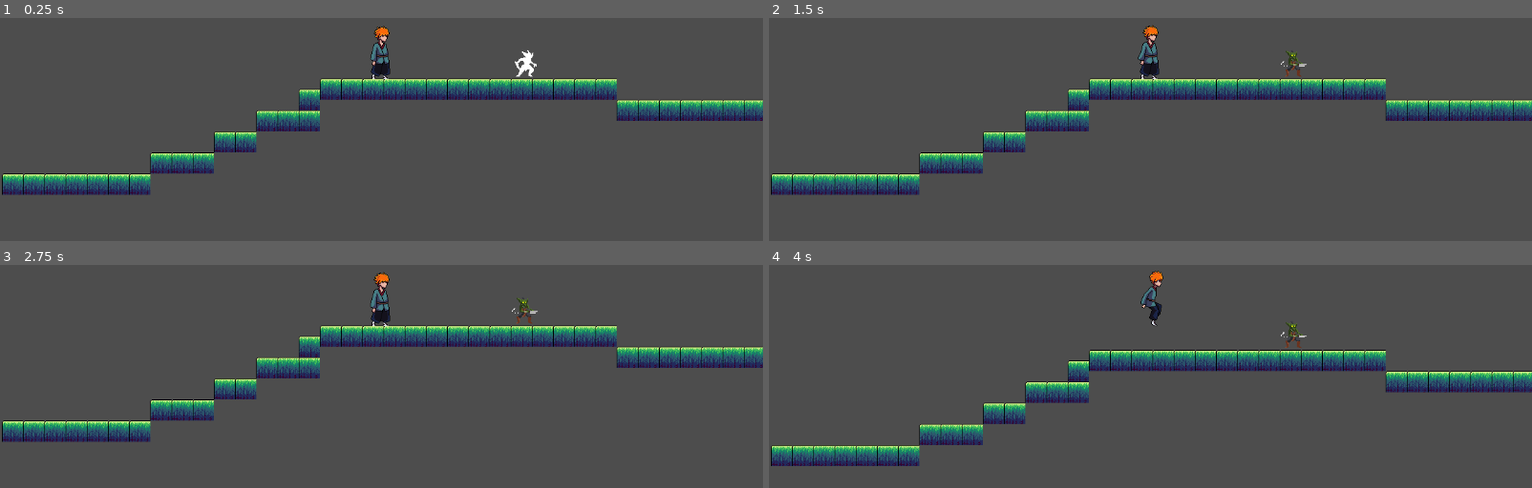
Above: before the commit, frames 1-4 (two rows, left to right).
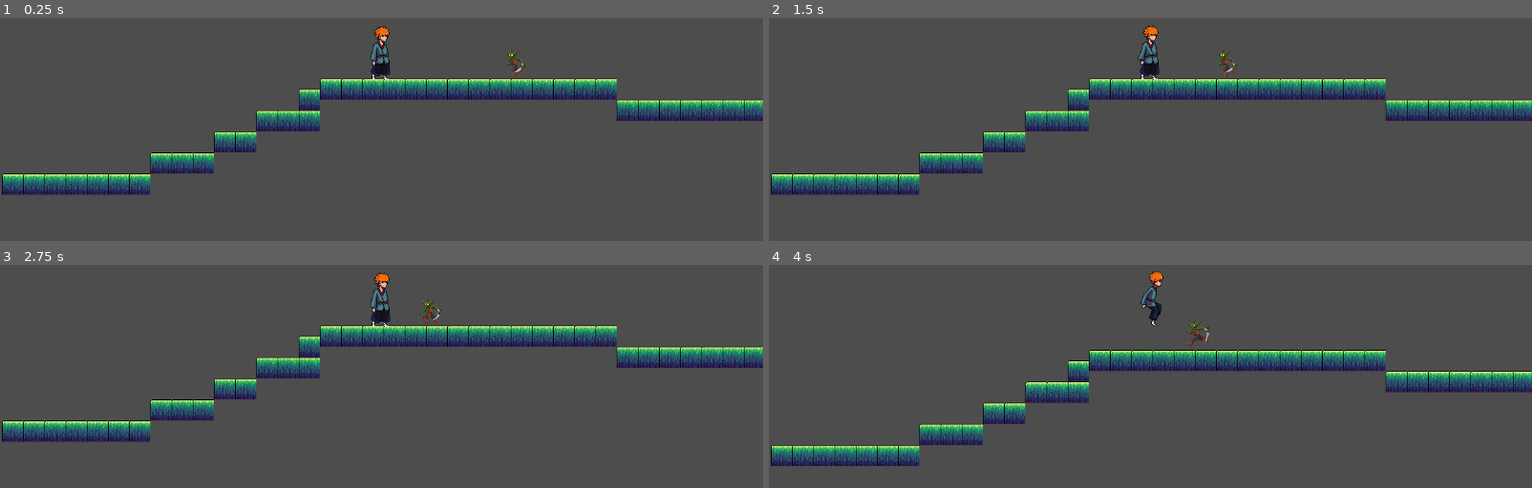
Above: after the commit, the same moments.

Repository: ansh33430w/Foolish-adventure
Game: Godot game, scene res://check.tscn
Same seed, same stepped clock (60 frames per second), same inputs: the game is played once before the commit and once after it.
Inputs (mouse positions are in pixels of both pictures, inside the frame that each line leads up to):
- Up to frame 1 (0.25 s): no input
- Up to frame 2 (1.5 s): tap Enter at 0.5 s; move the mouse to (outside the picture) at 0.52 s; hold Shift (run) 0.53-1.28 s; hold Up from 0.53 s (still down); click (outside the picture) at 0.6 s; tap Space (jump) at 0.77 s; move the mouse to (997, 58) at 1.27 s; tap Shift (run) at 1.35 s
- Up to frame 3 (2.75 s): tap Space (jump) at 1.52 s; click (228, 305) at 1.55 s; move the mouse to (outside the picture) at 2.02 s; release Up at 2.03 s; hold Right (left) from 2.03 s (still down); hold Shift (run) from 2.03 s (still down); click (outside the picture) at 2.1 s
- Up to frame 4 (4 s): tap Space (jump) at 2.75, 3.02, 3.77 s; move the mouse to (1112, 367) at 2.77 s; release Right (left) at 2.78 s; release Shift (run) at 2.78 s; hold Up from 2.78 s (still down); tap Shift (run) at 2.85 s; click (1112, 367) at 3.05 s; move the mouse to (1379, 347) at 3.52 s; hold Shift (run) from 3.53 s (still down); tap Alt at 3.6 s

The runs differ from the first frame. In frame 1, 0.3% of the frame differs, in the area x 66-71%, y 14-27%; in frame 2, 0.2%; in frame 3, 0.3%; in frame 4, 0.3%.

Commit message:
fixed goblin gd

Diff:
--- a/goblin.tscn
+++ b/goblin.tscn
@@ -235,7 +235,7 @@
 size = Vector2(25, 38)
 
 [sub_resource type="RectangleShape2D" id="RectangleShape2D_utad2"]
-size = Vector2(351, 33)
+size = Vector2(505.5, 33)
 
 [sub_resource type="RectangleShape2D" id="RectangleShape2D_3s2j4"]
 size = Vector2(27, 49)
@@ -249,7 +249,7 @@
 position = Vector2(73, -36)
 scale = Vector2(1, 1.1266667)
 sprite_frames = SubResource("SpriteFrames_3r1id")
-animation = &"run"
+animation = &"idle"
 autoplay = "idle"
 
 [node name="CollisionPolygon2D" type="CollisionPolygon2D" parent="." unique_id=1027102069]
@@ -265,17 +265,17 @@
 shape = SubResource("RectangleShape2D_eyhpr")
 
 [node name="Detect" type="Area2D" parent="." unique_id=1520236080]
+visible = false
 light_mask = 31
 visibility_layer = 31
 
 [node name="CollisionShape2D" type="CollisionShape2D" parent="Detect" unique_id=1668966096]
-position = Vector2(76, -22)
+position = Vector2(80, -21)
 shape = SubResource("RectangleShape2D_utad2")
 
 [node name="hurtbox" type="Area2D" parent="." unique_id=1789791247]
 
 [node name="CollisionShape2D" type="CollisionShape2D" parent="hurtbox" unique_id=105377620]
-visible = false
 position = Vector2(72.5, -24.5)
 shape = SubResource("RectangleShape2D_3s2j4")
 
--- a/project.godot
+++ b/project.godot
@@ -21,8 +21,8 @@
 
 [global_group]
 
+mosnters=""
 player=""
-mosnters=""
 
 [input]
 
--- a/scenes/character_body_2d.tscn
+++ b/scenes/character_body_2d.tscn
@@ -441,7 +441,7 @@
 [sub_resource type="RectangleShape2D" id="RectangleShape2D_mfdas"]
 size = Vector2(25.5, 68)
 
-[node name="CharacterBody2D" type="CharacterBody2D" unique_id=2054759602]
+[node name="CharacterBody2D" type="CharacterBody2D" unique_id=2054759602 groups=["player"]]
 collision_layer = 15
 collision_mask = 15
 script = ExtResource("1_yi2kj")
--- a/scripts/goblin.gd
+++ b/scripts/goblin.gd
@@ -11,7 +11,7 @@
 var hlt = maxhlt
 var atkdmg = 10
 var atktime = .3
-var atkrange = 40.0
+var atkrange = 30.0
 var atkcdnmax = 1.0
 var atkcdn = 0.0
 
@@ -29,7 +29,8 @@
 
 
 @onready var hurtbox: Area2D = $hurtbox
-@onready var hurtboxshape: Area2D = $hurtbox
+@onready var hurtbox_shape: CollisionShape2D = $hurtbox/CollisionShape2D
+
 
 @onready var detect: Area2D = $Detect
 
@@ -94,7 +95,7 @@
 		states.atk:
 				velocity.x=0.0
 
-		states.patrol:
+		states.hunt:
 			if target==null:
 				state =states.patrol
 				return
@@ -105,19 +106,23 @@
 				state = states.patrol
 				return
 
-			if distance <= atkrange and atkcdn <= 0.0:
-				pass #----
+			if distance <= atkrange:
+				velocity.x =0.0
+				if atkcdn<=0.0:
+					attack()
+
+
 
 			else:
-				#chase()
+				chase()
 				pass
 
-		states.patrol ,_ :
+		states.patrol  :
 			if target != null:
 				state = states.hunt
 				return
 
-			#patrol
+			patrol()
 
 
 
@@ -134,13 +139,17 @@
 
 
 func chase():
-	var dir = sign(target.global_position.x - global_position.x)
-	velocity.x = dir *chasespeed
-	animated_sprite_2d.flip_h = dir < 0
-
+	var dx = target.global_position.x - global_position.x
+	if abs(dx)>2.0:
+		var dir = sign(dx)
+		velocity.x = dir *chasespeed
+		animated_sprite_2d.flip_h = dir < 0
+	else :
+		velocity.x= 0.0
 
 
 func attack():
+
 	state = states.atk
 	inaction = true
 	velocity.x = 0.0
@@ -162,7 +171,9 @@
 
 
 func _on_detect_body_entered(body:Node2D):
+
 	if body.is_in_group("player"):
+		print("UU")
 		target = body
 
 
@@ -180,13 +191,16 @@
 func _on_hitbpx_area_enterd(area:Area2D):
 	var atktarget = area.get_parent()
 	if atktarget and atktarget.is_in_group("player") :
-		atktarget.damage(atkdmg)
+		atktarget.Damage(atkdmg)
 
 
 
 
 func _on_hurtbox_area_entered(area:Area2D):
-	damage(12.5)
+	var attker = area.get_parent()
+	if attker.is_in_group("player"):
+
+		damage(12.5)
 
 
 
@@ -235,7 +249,7 @@
 		inaction = false
 		atkcdn = atkcdnmax
 		state = states.hunt if target != null else states.patrol
-	elif anim == "hurt ":
+	elif anim == "hit":
 		inaction = false
 		state = states.hunt if target!=null else states.patrol
 
